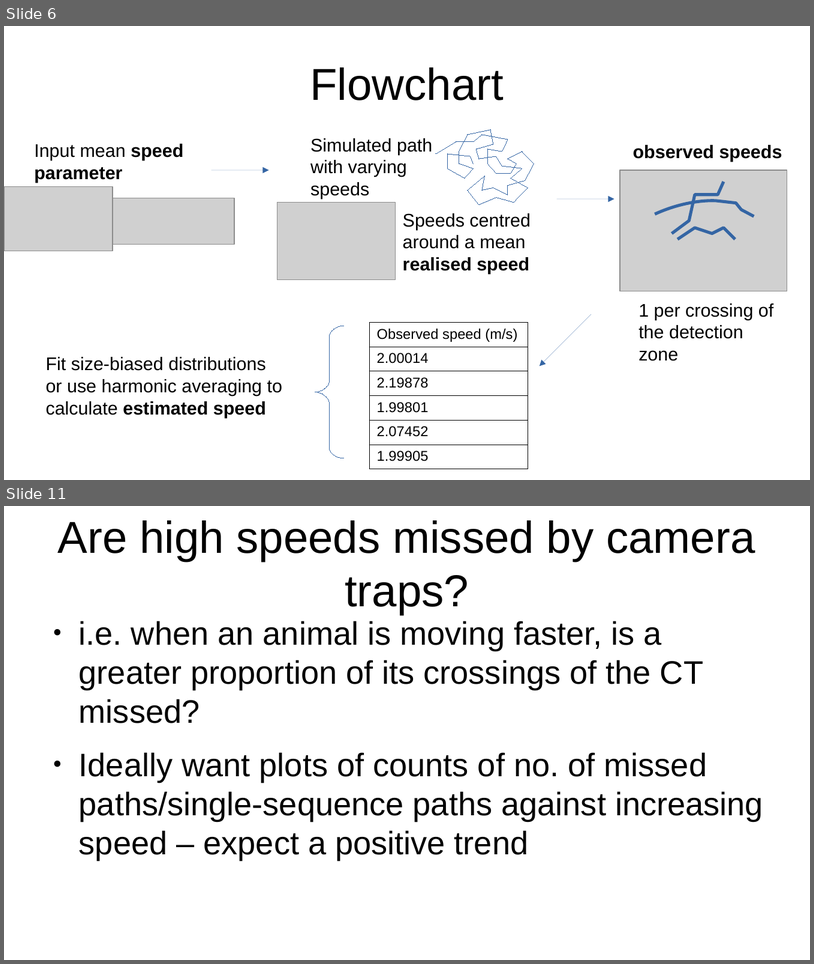
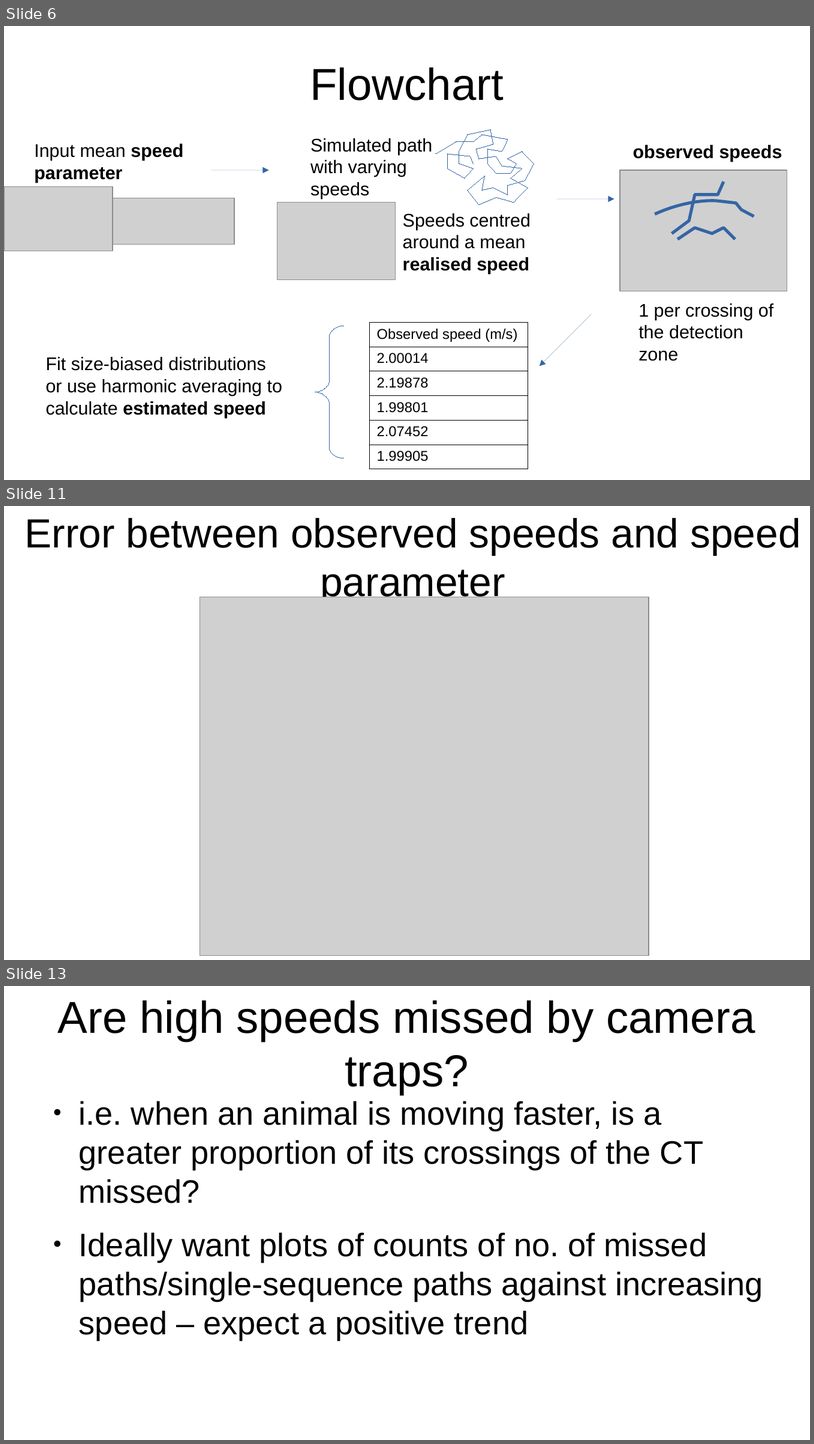
Before and after one commit to lizziebru/CamtrapSimulation, a slide deck: writeup/Camtrapsim_pres.odp. Shown one above the other, each under a label of ours: slides 6 and 11 before the commit, slides 6, 11 and 13 after it; the slides between them are not shown. The pictures are 814x964 and 814x1444 pixels, drawn with LibreOffice and Linux fonts; fonts in the diff are those of the drawing; grey boxes stand for pictures. Boxes give left, top, right and bottom in pixels: in the first picture for what was removed or moved away, otherwise in the second. Text is boxed around its words. In the diff, an @@ line names an element or a change of style, - is before the commit and + after.

```diff
--- a/writeup/Camtrapsim_pres.odp
+++ b/writeup/Camtrapsim_pres.odp
@@ slide 11 added at (4,506,810,960), background #FFFFFF @@
@@ title added at (25,518,801,604), 40 pt, text #000000 @@
+Error between observed speeds and speed parameter
@@ picture added at (200,597,650,955) @@
@@ what was slide 11 is now slide 13 @@
```
Also in this commit, not shown: 1 slide changed, 9 other slides added, 3 slides removed, 3 other files.
